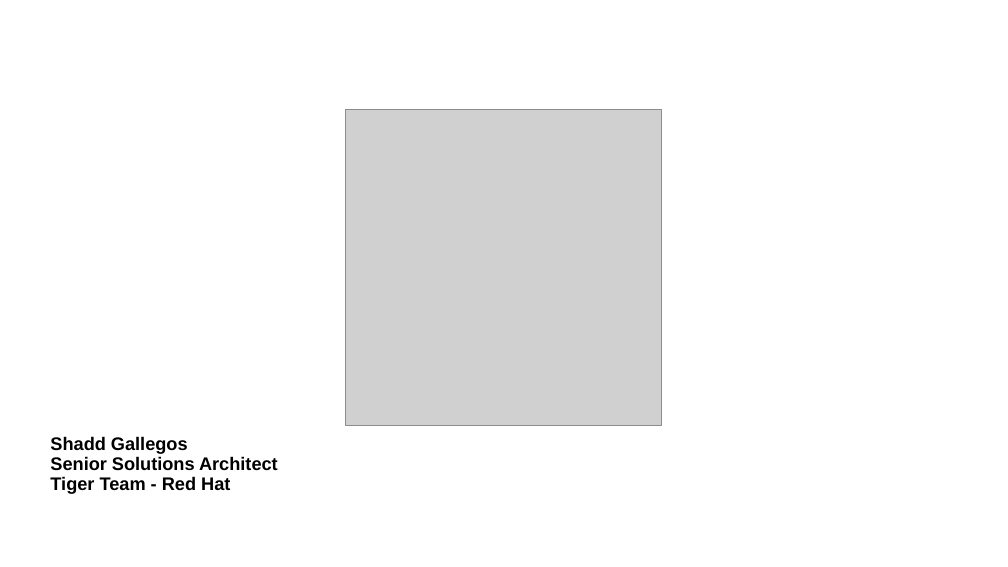
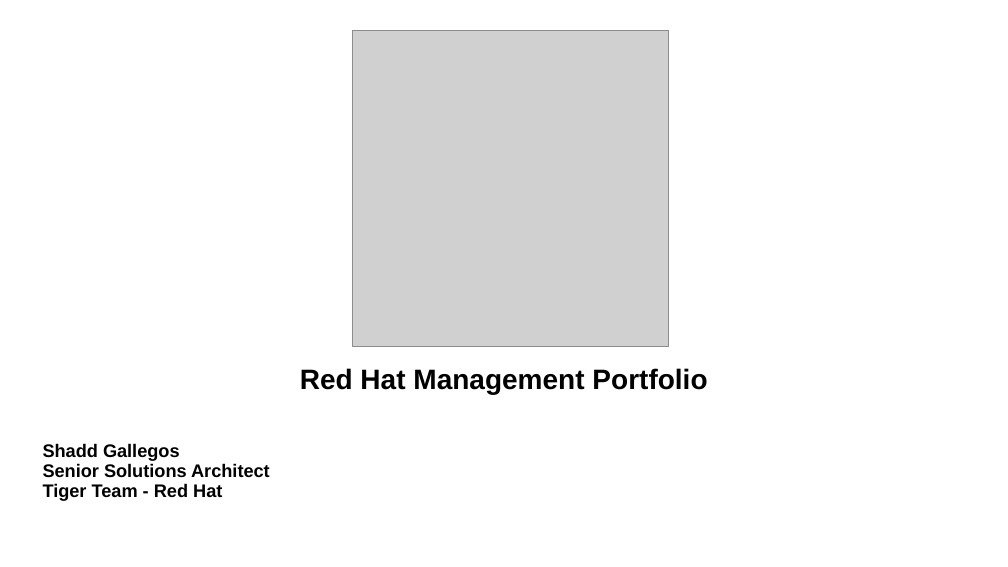
Before and after one commit to ShaddGallegos/RHTI, a slide deck: slide 2 of RedHat-Management_Portfolio/Red_Hat_Management_Portfolio.pptx. Drawn at 1008x567 pixels with LibreOffice and Linux fonts; fonts in the diff are those of the drawing; grey boxes stand for pictures; background and template pictures are left out. Boxes give left, top, right and bottom in pixels: in the first picture for what was removed or moved away, otherwise in the second. Text is boxed around its words. In the diff, an @@ line names an element or a change of style, - is before the commit and + after.

```diff
--- a/RedHat-Management_Portfolio/Red_Hat_Management_Portfolio.pptx
+++ b/RedHat-Management_Portfolio/Red_Hat_Management_Portfolio.pptx
@@ picture: place and size @@
-picture at <box>346,109,661,424</box>
+picture at <box>353,30,668,346</box>
@@ text added at <box>300,368,707,394</box>, 20 pt, text #000000, bold @@
+Red Hat Management Portfolio
@@ text at <box>43,443,270,501</box>: text changed @@
-Shadd Gallegos
-Senior Solutions Architect
-Tiger Team - Red Hat
+Shadd Gallegos
+Senior Solutions Architect
+Tiger Team - Red Hat
```
Also in this commit, not shown: 9 other slides changed, 1 slide removed, 1 other file.
